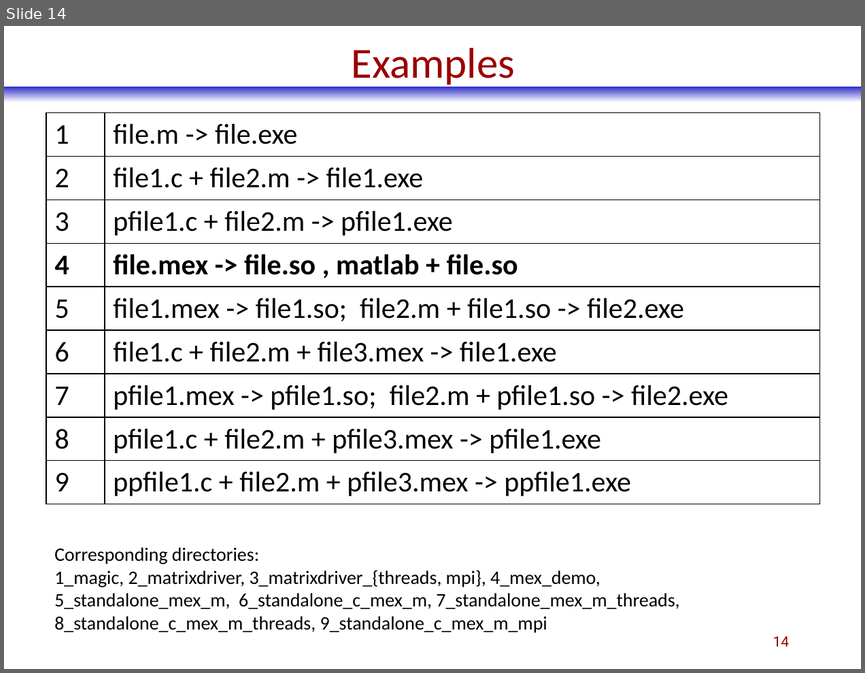
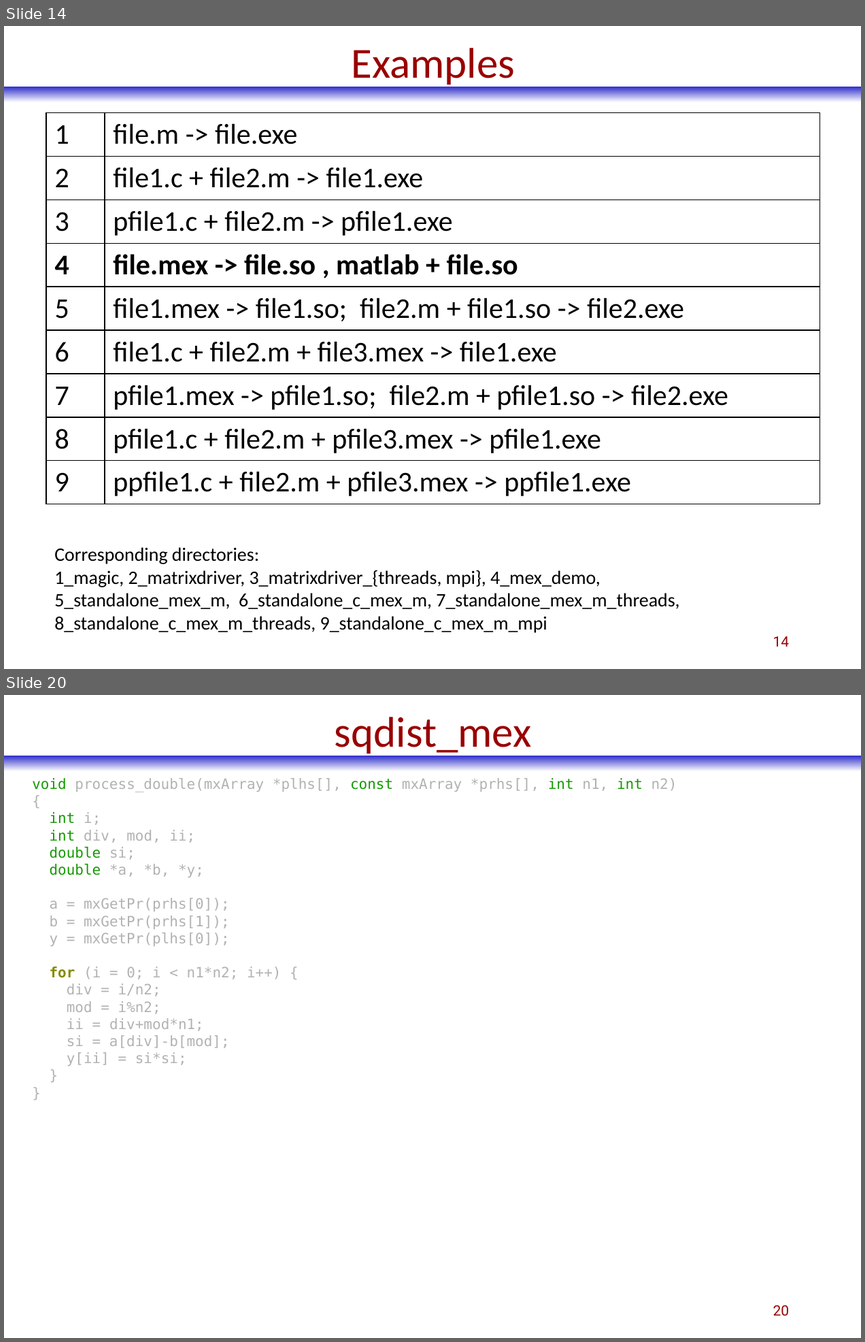
Before and after one commit to phadjido/matlab_compiler, a slide deck: ppt/EY.MatlabCompiler.pptx. Shown one above the other, each under a label of ours: slide 14 before the commit, slides 14 and 20 after it; the slides between them are not shown. The pictures are 865x673 and 865x1342 pixels, drawn with LibreOffice and Linux fonts; fonts in the diff are those of the drawing. Boxes give left, top, right and bottom in pixels: in the first picture for what was removed or moved away, otherwise in the second. Text is boxed around its words. In the diff, an @@ line names an element or a change of style, - is before the commit and + after.

```diff
--- a/ppt/EY.MatlabCompiler.pptx
+++ b/ppt/EY.MatlabCompiler.pptx
@@ slide 20 added at (x1=4, y1=695, x2=861, y2=1338), background #FFFFFF; not listed: 1 template element that a slide beside it also shows @@
@@ title added at (x1=334, y1=717, x2=532, y2=757), 36 pt, text #990000 @@
+sqdist_mex
@@ text added at (x1=32, y1=778, x2=677, y2=1066), 12 pt, text #B2B2B2 @@
+void process_double(mxArray *plhs[], const mxArray *prhs[], int n1, int n2)
+{
+int i;
+int div, mod, ii;
+double si;
+double *a, *b, *y;
+a = mxGetPr(prhs[0]);
+b = mxGetPr(prhs[1]);
+y = mxGetPr(plhs[0]);
+for (i = 0; i < n1*n2; i++) {
+div = i/n2;
+mod = i%n2;
+ii = div+mod*n1;
+si = a[div]-b[mod];
+y[ii] = si*si;
+}
+}
@@ page number added at (x1=773, y1=1305, x2=789, y2=1316), 12 pt, text #990000 @@
+20
```
Also in this commit, not shown: 2 slides changed, 13 other slides added, 1 other file.
